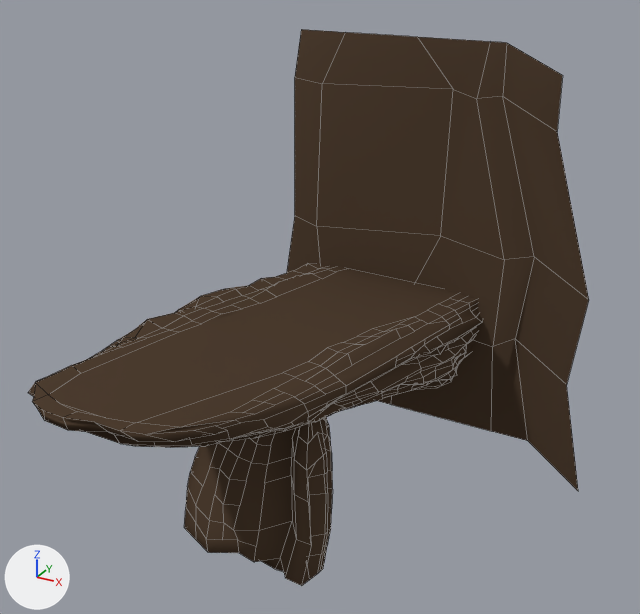
Renders of the Blender file 01-Models/aoe-Fels.blend from each side of a commit.
The view is the same before and after, from a 50 mm camera at (15.8, -27.3, 21.2) aimed at (1.0, -0.4, 7.7). Lighting does not change. The marker at lower left points along +X, +Y and +Z. Mesh edges are drawn as thin lines.
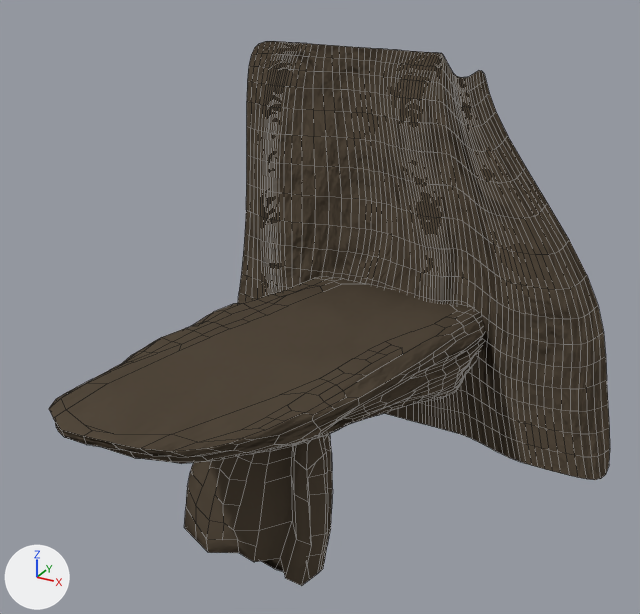
Location of each change, [x1, y1, x2, y2] in pixels of the pictures (640 x 614 px):
'Plane', reshaped, moved, modifiers changed (23% wider): before [287, 29, 589, 491]; after [238, 41, 610, 480]
'Cube', reshaped, moved: before [28, 263, 482, 447]; after [49, 276, 486, 464]
'Cube.001', reshaped: before [184, 417, 333, 586]; after [184, 434, 333, 586]

Patch to the scene script:
```diff
--- a/01-Models/aoe-Fels.blend.py
+++ b/01-Models/aoe-Fels.blend.py
@@ me_plane @@
 # used by ob_plane; location = (-0.03, 9.61, 7.4); rotation_euler = (1.496, 0.0, 0.0), in degrees (86, 0, 0); scale = (7.09, 8.97, 4.36)
-me_plane.from_pydata(...)  # 30 vertices, 20 faces; spans x -1.0..1.41, y -1.11..1.0, z -0.14..0.35
+me_plane.from_pydata(...)  # 90 vertices, 68 faces; spans x -1.0..1.99, y -1.03..1.0, z -0.09..0.32
+# me_plane part 1
+# 13 vertices are removed from x -0.5..1.41, y -1.11..1.0, z -0.14..0.35
+# 17 faces are deleted
+# 6 vertices move from x -0.59..0.0, y -0.45..1.0, z 0.0..0.21 to x -0.67..0.0, y -0.45..1.0, z 0.0..0.15
+# 73 vertices are added at x -0.62..1.99, y -1.03..1.0, z -0.09..0.32
+# 65 new faces join them
 me_plane.materials.append(mat_material)
@@ me_cube @@
 # used by ob_cube; location = (0.0, -2.07, 5.41); rotation_euler = (-0.17, 0.0, 0.0), in degrees (-10, 0, 0); scale = (4.23, 11.0, 1.71)
-me_cube.from_pydata(...)  # 762 vertices, 602 faces; spans x -1.17..1.12, y -1.01..1.01, z -1.1..1.19
+me_cube.from_pydata(...)  # 756 vertices, 586 faces; spans x -1.11..1.1, y -1.0..1.0, z -1.04..1.15
+# me_cube part 2: 8 vertices moved within x -0.59..1.07, y -0.36..0.63, z -0.56..-0.11; 691 vertices removed from x -1.17..1.12, y -1.01..1.01, z -1.1..1.19; 685 vertices added at x -1.11..1.1, y -1.0..1.0, z -1.04..1.15
 me_cube.materials.append(mat_material)
@@ ob_plane @@
 ob_plane = bpy.data.objects.new('Plane', me_plane)
-ob_plane.location = (-0.03, 9.61, 7.4)
+ob_plane.location = (-2.87, 9.61, 6.78)
 ob_plane.rotation_euler = (1.496, 0.0, 0.0)  # degrees (86, 0, 0)
 ob_plane.scale = (7.09, 8.97, 4.36)
+_m = ob_plane.modifiers.new('Subsurf', 'SUBSURF')
+_m.levels = 0
@@ ob_cube @@
 ob_cube = bpy.data.objects.new('Cube', me_cube)
-ob_cube.location = (0.0, -2.07, 5.41)
+ob_cube.location = (0.2, -1.77, 4.74)
 ob_cube.rotation_euler = (-0.17, 0.0, 0.0)  # degrees (-10, 0, 0)
```
